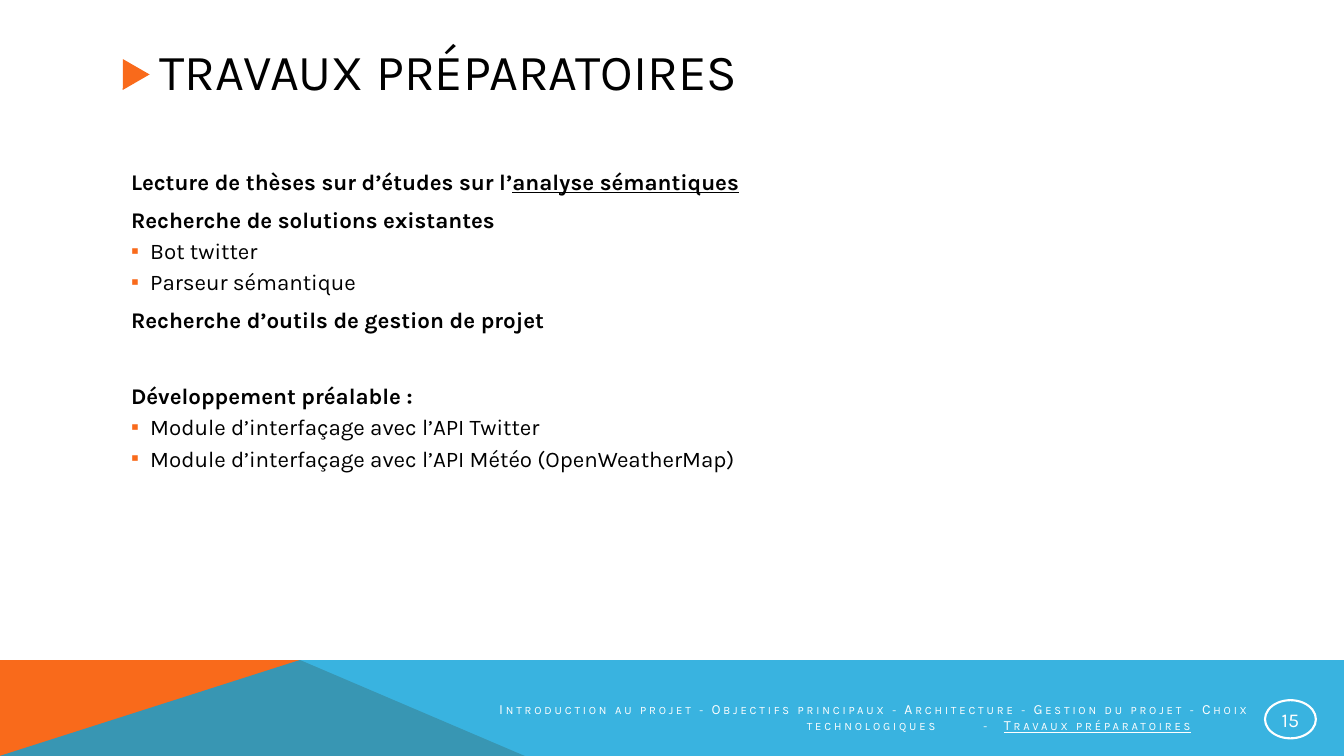
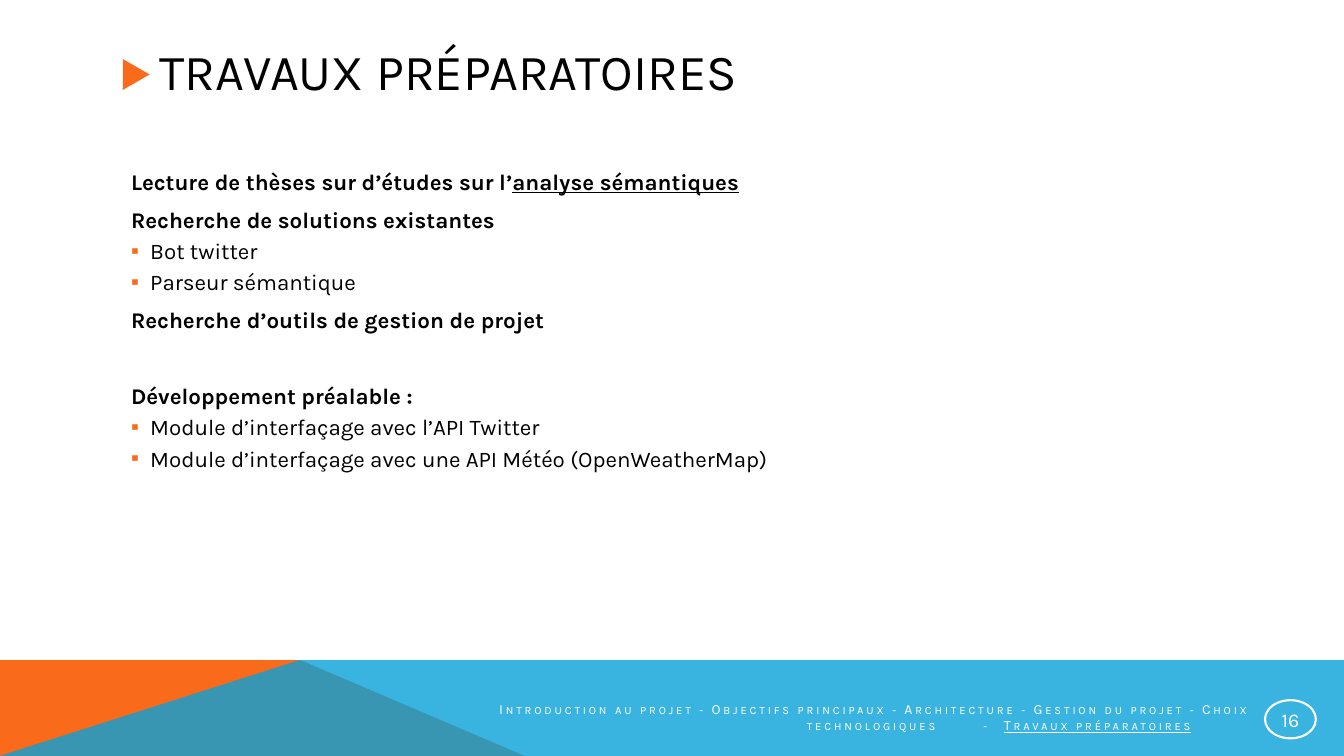
Before and after one commit to NotAVeryIntelligentSystem/NARVIS, a slide deck: slide 16 of Presentation/PrésentationNarvis_2.pptx (slide 15 before the commit). Drawn at 1344x756 pixels with LibreOffice and Linux fonts; fonts in the diff are those of the drawing. Boxes give left, top, right and bottom in pixels: in the first picture for what was removed or moved away, otherwise in the second. Text is boxed around its words. In the diff, an @@ line names an element or a change of style, - is before the commit and + after.

```diff
--- a/Presentation/PrésentationNarvis_2.pptx
+++ b/Presentation/PrésentationNarvis_2.pptx
@@ text at [150, 450, 767, 473]: text changed @@
-  ▪ Module d’interfaçage avec l’API Météo (OpenWeatherMap)
+  ▪ Module d’interfaçage avec une API Météo (OpenWeatherMap)
@@ page number at [1282, 714, 1300, 727]: text changed @@
-15
+16
```
Also in this commit, not shown: 6 other slides changed, 1 slide added.
